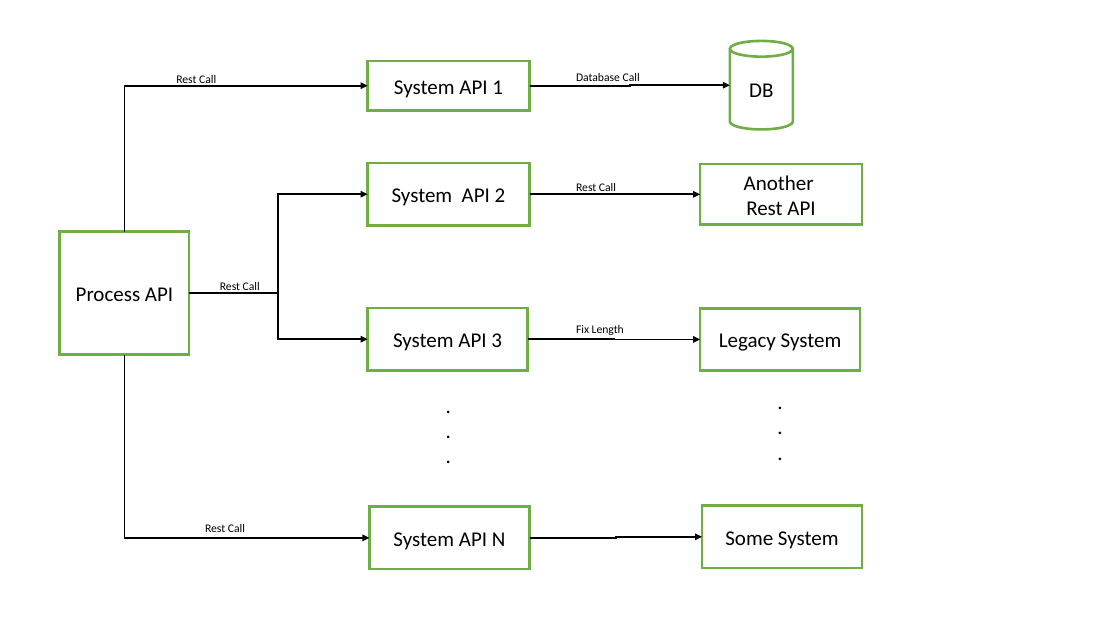
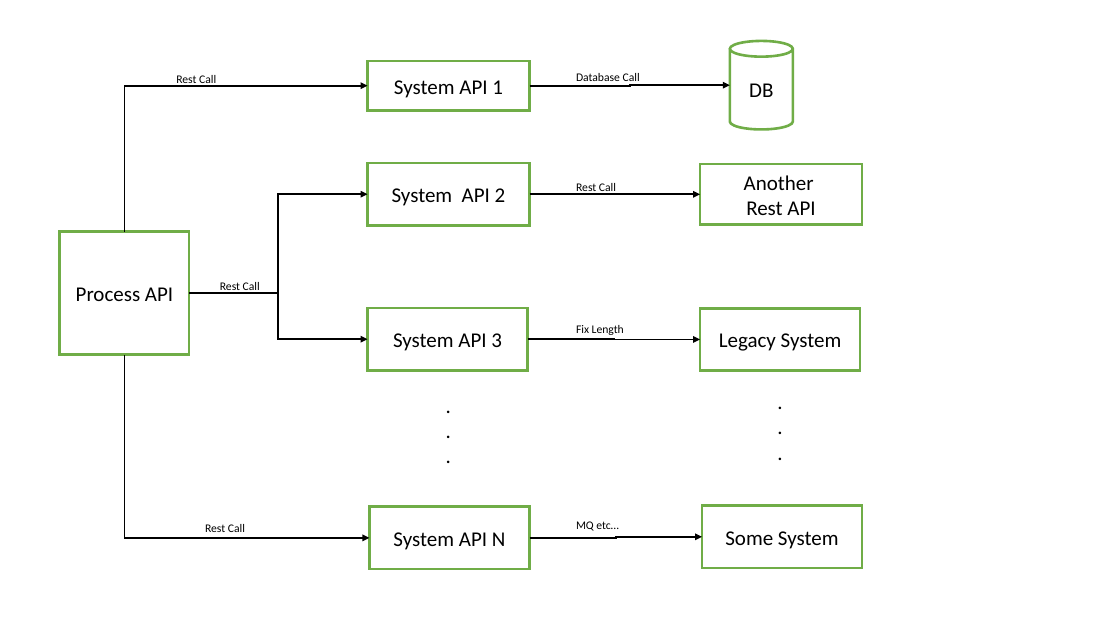
Before and after one commit to jaikratsinghtariyal/java-mvn-prog, a slide deck: slide 1 of Presentation2.pptx. Drawn at 1120x630 pixels with LibreOffice and Linux fonts; fonts in the diff are those of the drawing. Boxes give left, top, right and bottom in pixels: in the first picture for what was removed or moved away, otherwise in the second. Text is boxed around its words. In the diff, an @@ line names an element or a change of style, - is before the commit and + after.

```diff
--- a/Presentation2.pptx
+++ b/Presentation2.pptx
@@ text added at [576, 521, 618, 531], 10 pt, text #000000 @@
+MQ etc…
```
Also in this commit, not shown: 9 other files.
